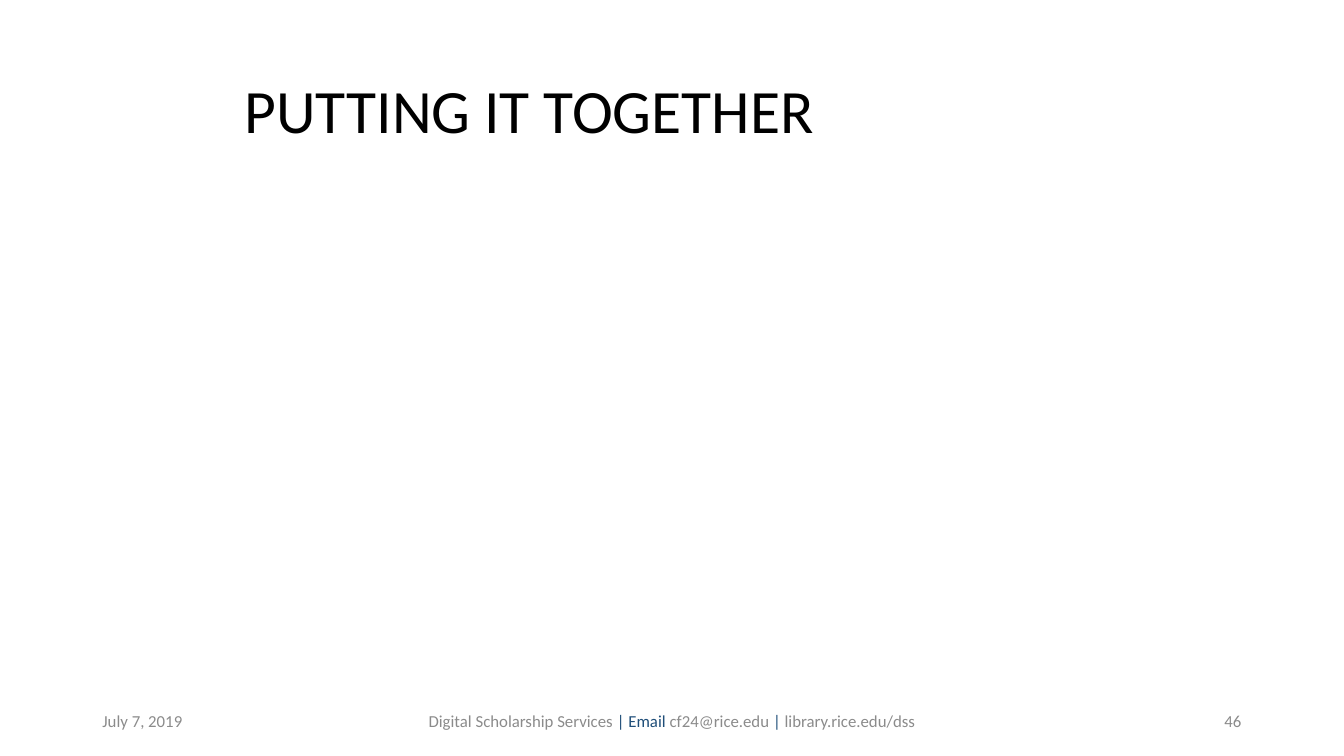
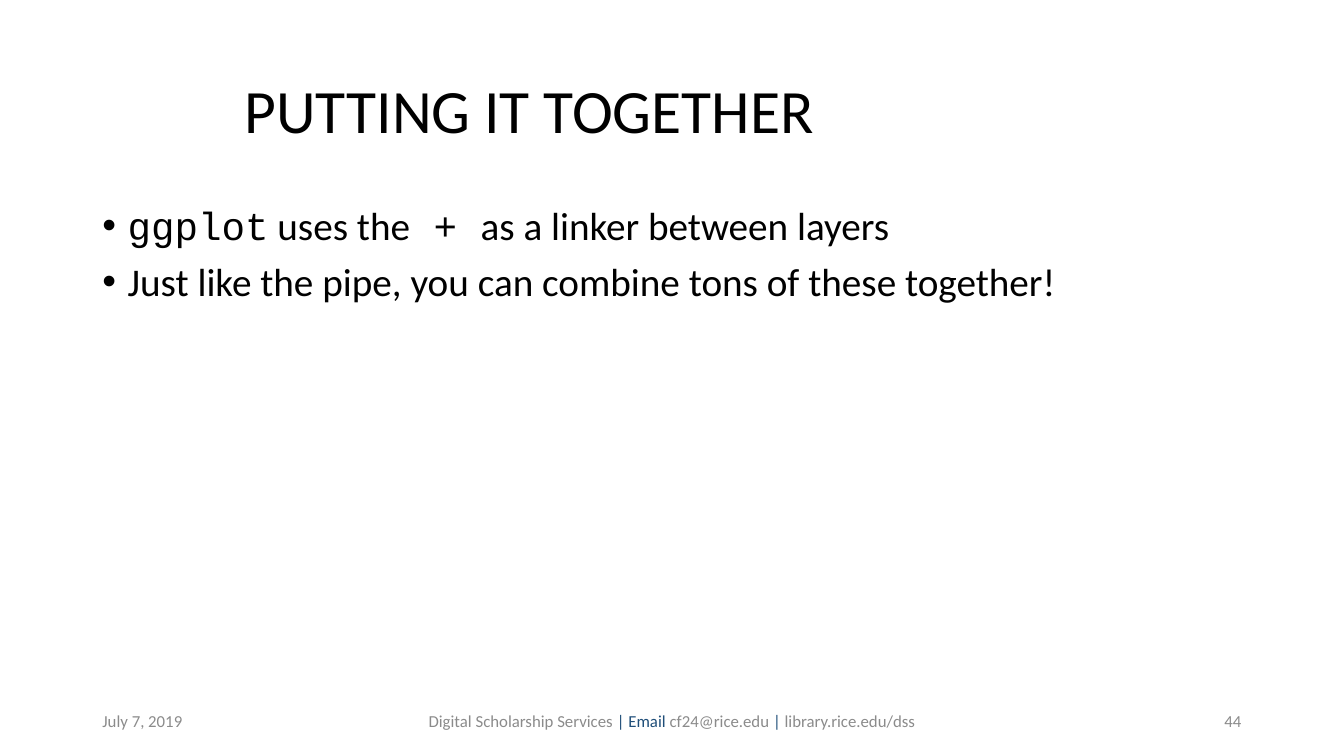
Before and after one commit to bakitybacon/rice-data-and-donuts, a slide deck: slide 44 of Rviz/R Visualization and Data Manipulation.pptx (slide 46 before the commit). Drawn at 1344x756 pixels with LibreOffice and Linux fonts; fonts in the diff are those of the drawing; background and template pictures are left out. Boxes give left, top, right and bottom in pixels: in the first picture for what was removed or moved away, otherwise in the second. Text is boxed around its words. In the diff, an @@ line names an element or a change of style, - is before the commit and + after.

```diff
--- a/Rviz/R Visualization and Data Manipulation.pptx
+++ b/Rviz/R Visualization and Data Manipulation.pptx
@@ text added at box(128, 212, 1055, 303), 28 pt, text #000000 @@
+• ggplot uses the + as a linker between layers
+• Just like the pipe, you can combine tons of these together!
@@ page number at box(1224, 716, 1241, 727): text changed @@
-46
+44
```
Also in this commit, not shown: 11 other slides changed, 2 slides removed, 2 other files.
